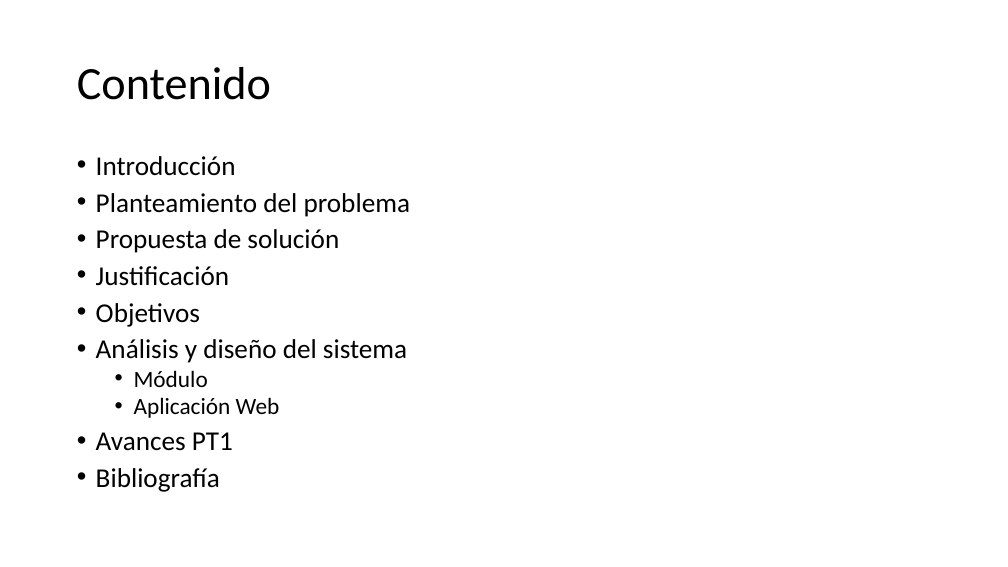
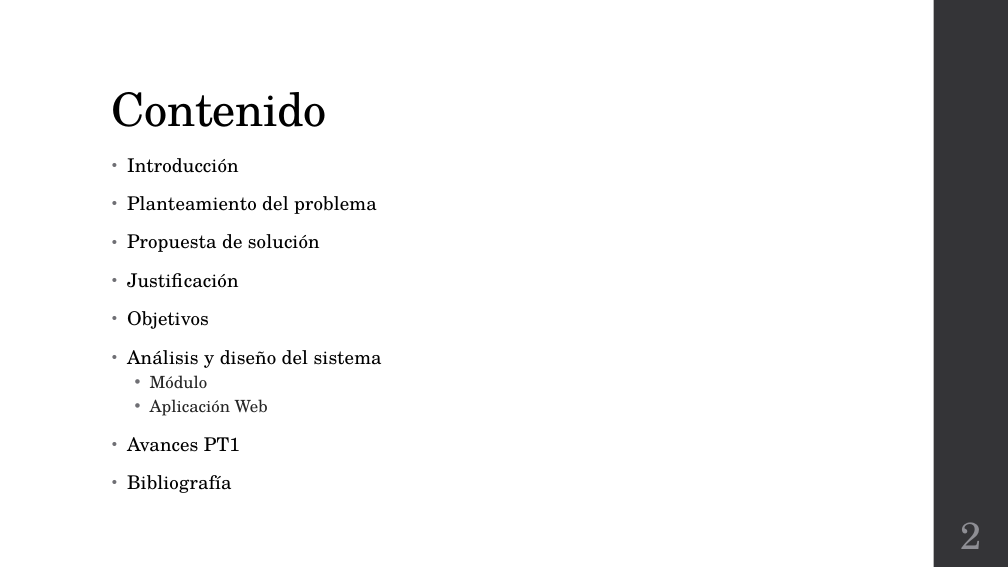
Before and after one commit to Osw1997/Proyecto-Terminal-1, a slide deck: slide 2 of Final/Presentacion.pptx. Drawn at 1008x567 pixels with LibreOffice and Linux fonts; fonts in the diff are those of the drawing. Boxes give left, top, right and bottom in pixels: in the first picture for what was removed or moved away, otherwise in the second. Text is boxed around its words. In the diff, an @@ line names an element or a change of style, - is before the commit and + after.

```diff
--- a/Final/Presentacion.pptx
+++ b/Final/Presentacion.pptx
@@ rectangle added at [934,0,1008,567], fill #353537 @@
@@ title "Contenido": place and size @@
-title "Contenido" at [77,67,271,100]
+title "Contenido" at [112,92,326,127]
@@ title "Contenido" at [112,92,326,127]: font Calibri to TeX Gyre Schola, letter spacing 0 to -0.5 pt; vertical alignment middle to bottom @@
@@ text "Introducción": place and size @@
-text "Introducción" at [96,156,410,492]
+text "Introducción" at [127,158,382,493]
@@ text "Introducción" at [127,158,382,493]: size 25.9 to 18 pt, letter spacing 0 to 0.1 pt in "Introducción", "Planteamiento del problema", "Propuesta de solución", "Justificación" and 4 more places; font Calibri to TeX Gyre Schola; size 22.2 to 16 pt, text colour #000000 to #262626 in "Módulo", "Aplicación Web"; indent changed; line spacing 0.8 to 0.95; more space between paragraphs; line spacing 0.8 to 0.9 @@
@@ page number added at [961,522,982,549], 36 pt, text #8E8E94 @@
+2
```
Also in this commit, not shown: 13 other slides changed, 13 slides added, 4 slides removed, 2 other files.
